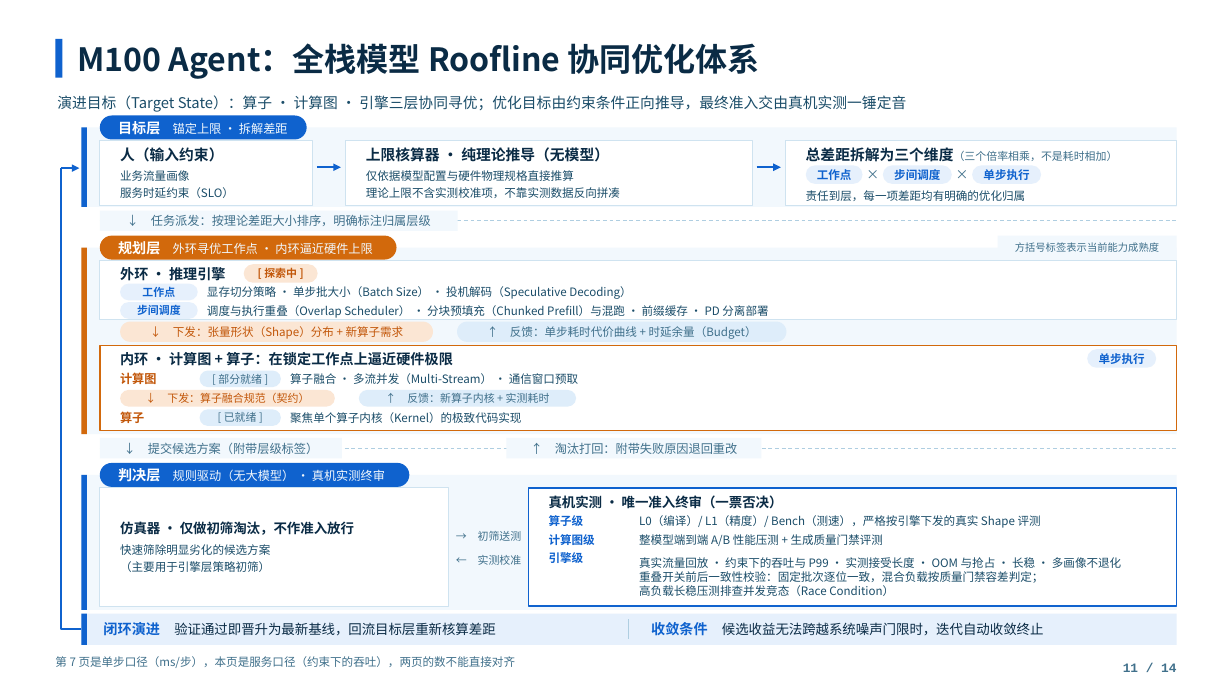
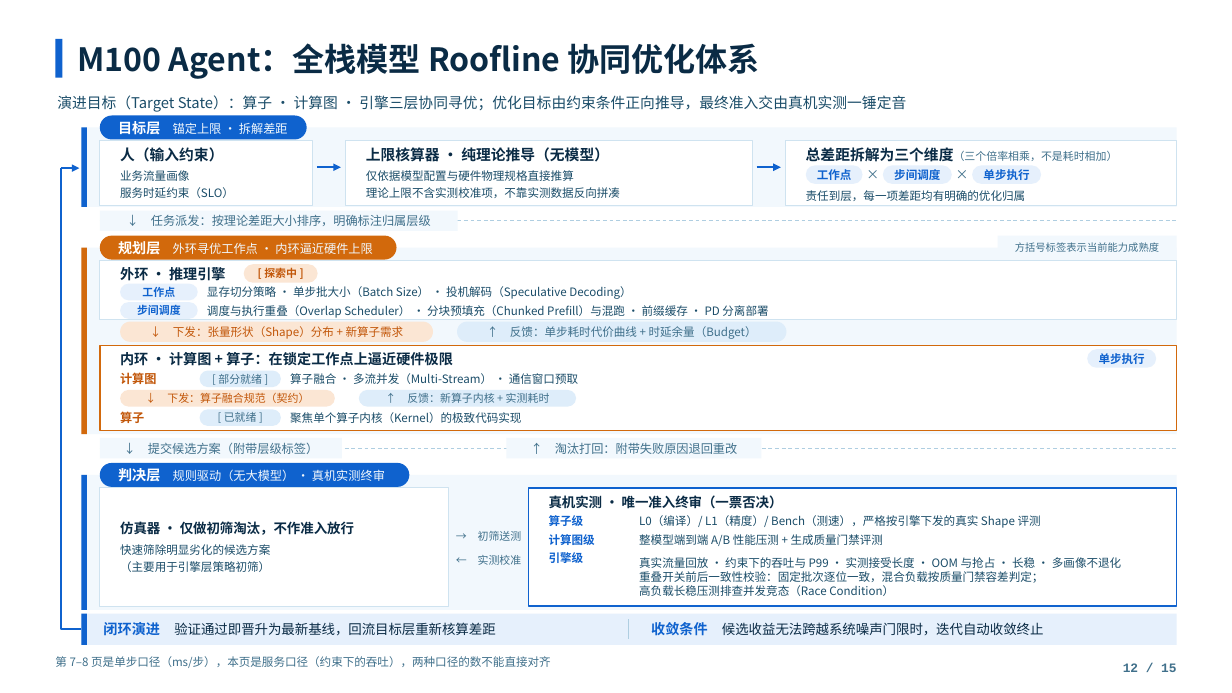
Before and after one commit to learning-sketch/sglang-maestro, a slide deck: slide 12 of slides/m100_agent_final_deck.pptx (slide 11 before the commit). Drawn at 1232x693 pixels with LibreOffice and Linux fonts; fonts in the diff are those of the drawing; background and template pictures are left out. Boxes give left, top, right and bottom in pixels: in the first picture for what was removed or moved away, otherwise in the second. Text is boxed around its words. In the diff, an @@ line names an element or a change of style, - is before the commit and + after.

```diff
--- a/slides/m100_agent_final_deck.pptx
+++ b/slides/m100_agent_final_deck.pptx
@@ text at bbox=[55, 656, 551, 668]: text changed @@
-第 7 页是单步口径（ms/步），本页是服务口径（约束下的吞吐），两页的数不能直接对齐
+第 7–8 页是单步口径（ms/步），本页是服务口径（约束下的吞吐），两种口径的数不能直接对齐
@@ text at bbox=[1123, 663, 1176, 672]: text changed @@
-11 / 14
+12 / 15
```
Also in this commit, not shown: 11 other slides changed, 1 slide added, 1 other file.
